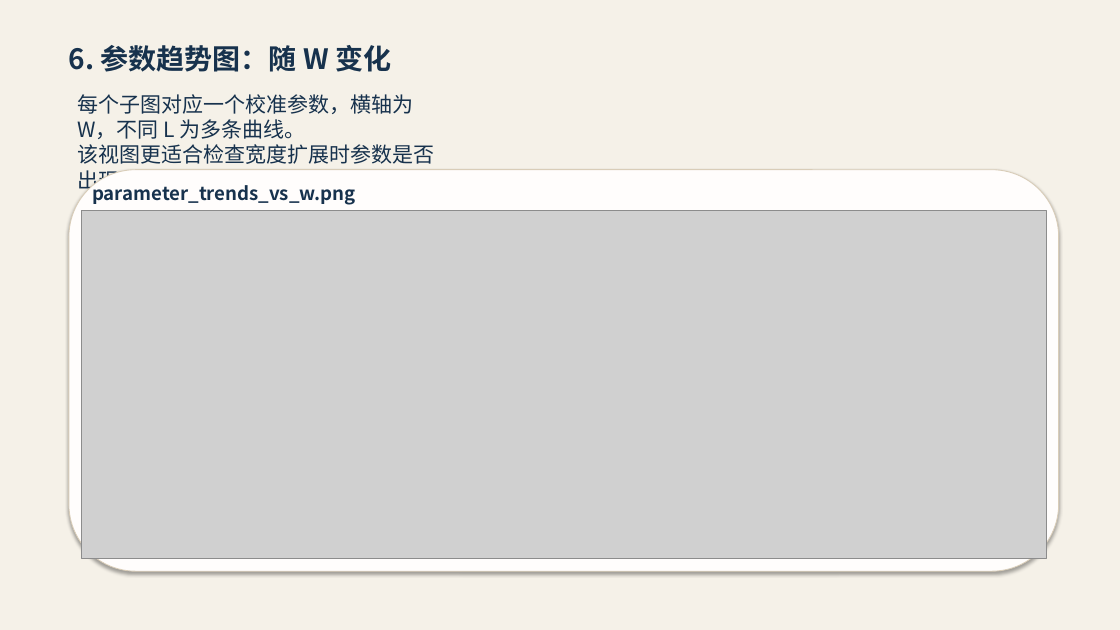
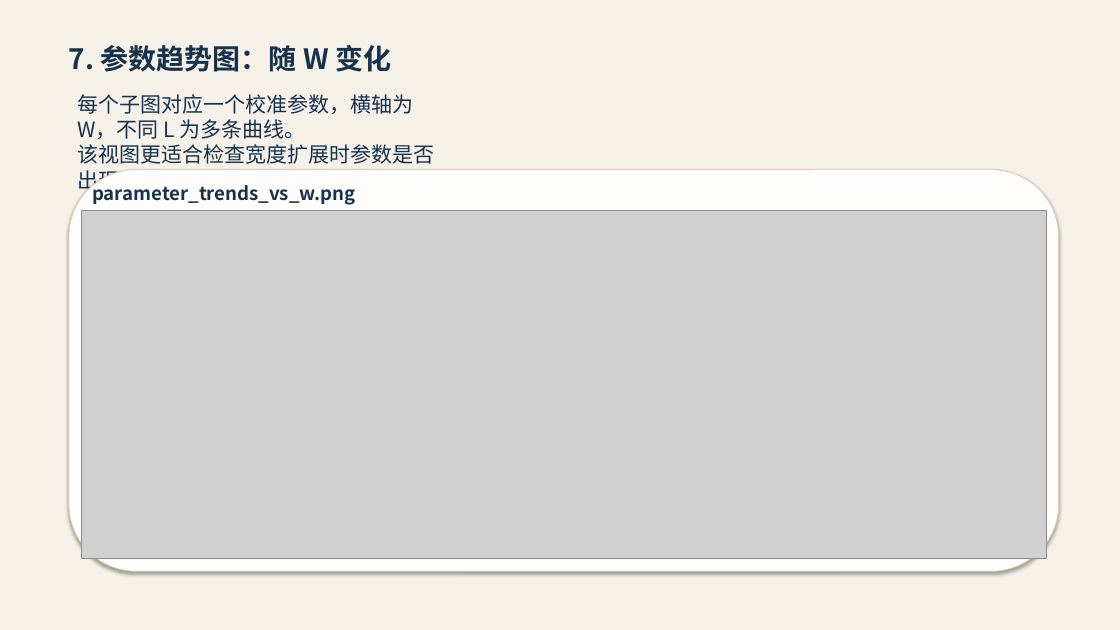
Before and after one commit to Chunhui92/autofitting_spice, a slide deck: slide 8 of artifacts/calibration_output/project_progress_summary_2026-04-22.pptx (slide 7 before the commit). Drawn at 1120x630 pixels with LibreOffice and Linux fonts; fonts in the diff are those of the drawing; grey boxes stand for pictures. Boxes give left, top, right and bottom in pixels: in the first picture for what was removed or moved away, otherwise in the second. Text is boxed around its words. In the diff, an @@ line names an element or a change of style, - is before the commit and + after.

```diff
--- a/artifacts/calibration_output/project_progress_summary_2026-04-22.pptx
+++ b/artifacts/calibration_output/project_progress_summary_2026-04-22.pptx
@@ text at (69,45,391,72): text changed @@
-6. 参数趋势图：随 W 变化
+7. 参数趋势图：随 W 变化
```
Also in this commit, not shown: 6 other slides changed, 1 slide added, 1 other file.
